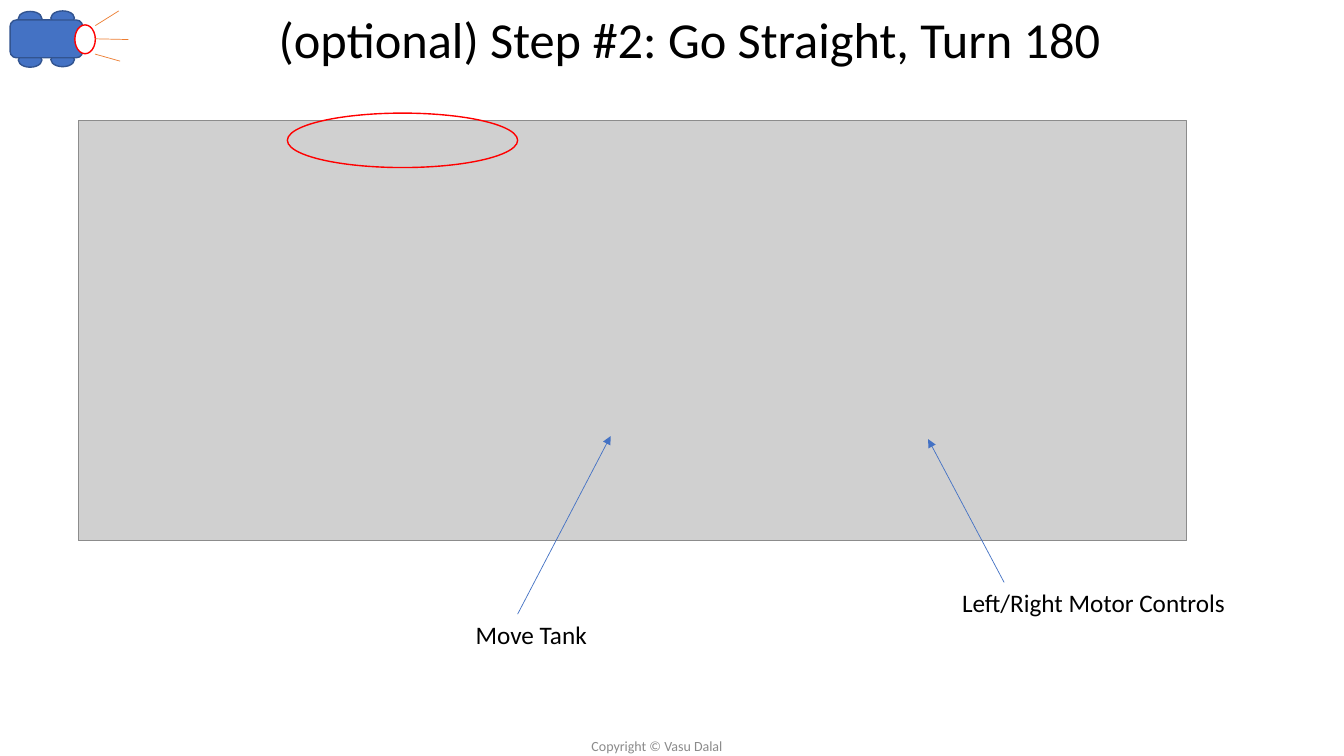
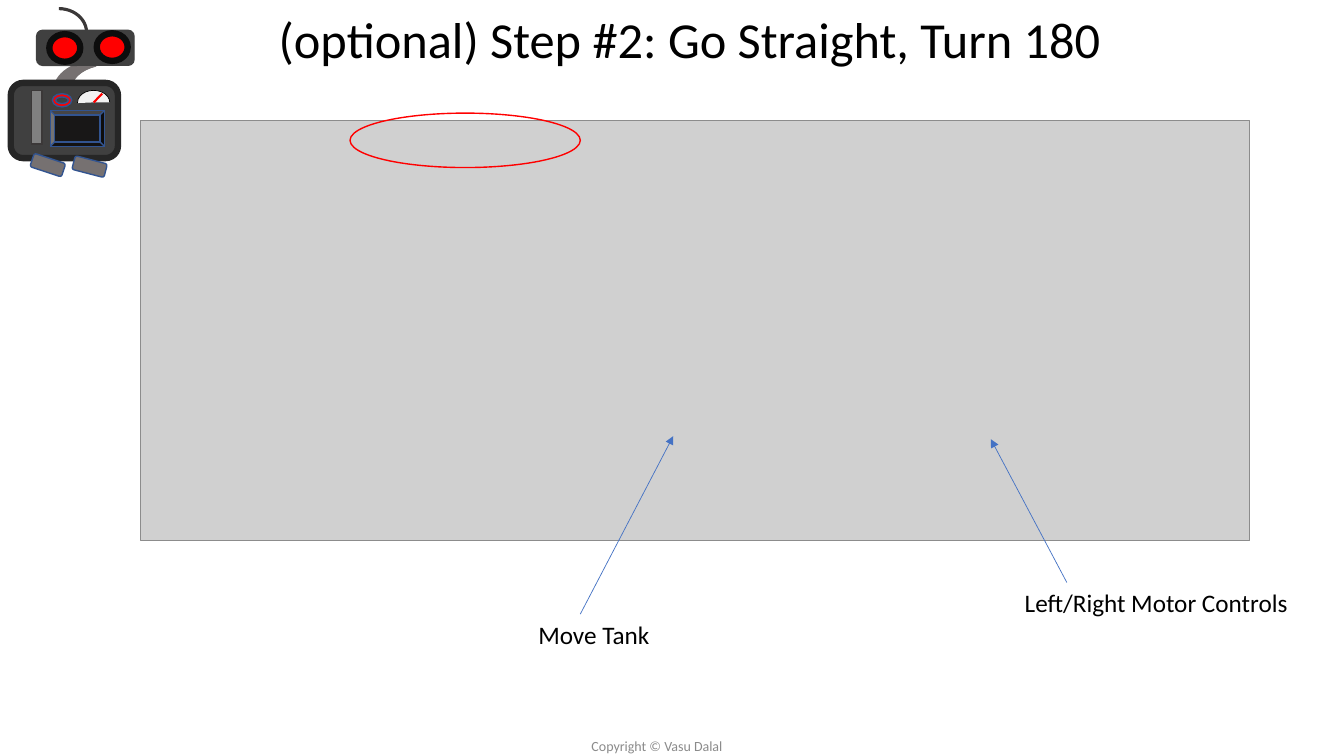
Before and after one commit to vdalal/lego-ev3, a slide deck: slide 11 of Introduction to Lego EV3-v0.2.pptx. Drawn at 1344x756 pixels with LibreOffice and Linux fonts; fonts in the diff are those of the drawing; grey boxes stand for pictures. Boxes give left, top, right and bottom in pixels: in the first picture for what was removed or moved away, otherwise in the second. Text is boxed around its words. In the diff, an @@ line names an element or a change of style, - is before the commit and + after.

```diff
--- a/Introduction to Lego EV3-v0.2.pptx
+++ b/Introduction to Lego EV3-v0.2.pptx
@@ rounded rectangle: place and size @@
-rounded rectangle at [10,20,83,58]
+rounded rectangle at [36,30,134,66]
@@ rounded rectangle at [36,30,134,66]: fill #4472C4 to #404040; outline #325491 1 pt to #404040 1 pt @@
@@ ellipse: place and size @@
-ellipse at [75,25,95,54]
+ellipse at [49,34,81,62]
@@ ellipse at [49,34,81,62]: fill #FFFFFF to #FF0000; outline #FF0000 1 pt to #0D0D0D 4.5 pt @@
@@ group removed at [18,11,128,68]: 3 ellipses, 3 lines @@
@@ ellipse: place and size @@
-ellipse at [50,52,74,67]
+ellipse at [97,33,128,60]
@@ ellipse at [97,33,128,60]: fill #4472C4 to #FF0000; outline #325491 1 pt to #0D0D0D 4.5 pt @@
@@ ellipse: place and size @@
-ellipse at [287,113,517,167]
+ellipse at [350,113,580,167]
@@ group added at [11,9,135,177]: 6 arc (boxed as its full ellipse)s, 3 rounded rectangles, 1 line, 1 rectangle, 1 bevel, 1 donut @@
@@ arrow moved from (518, 614) - (611, 437) to (581, 614) - (674, 437) @@
@@ 2 texts, 1 picture, 1 arrow: place and size @@
-2 texts, 1 picture, 1 arrow at [79,120,1224,644]
+2 texts, 1 picture, 1 arrow at [141,120,1287,644]
```
Also in this commit, not shown: 21 other slides changed, 1 slide removed.
